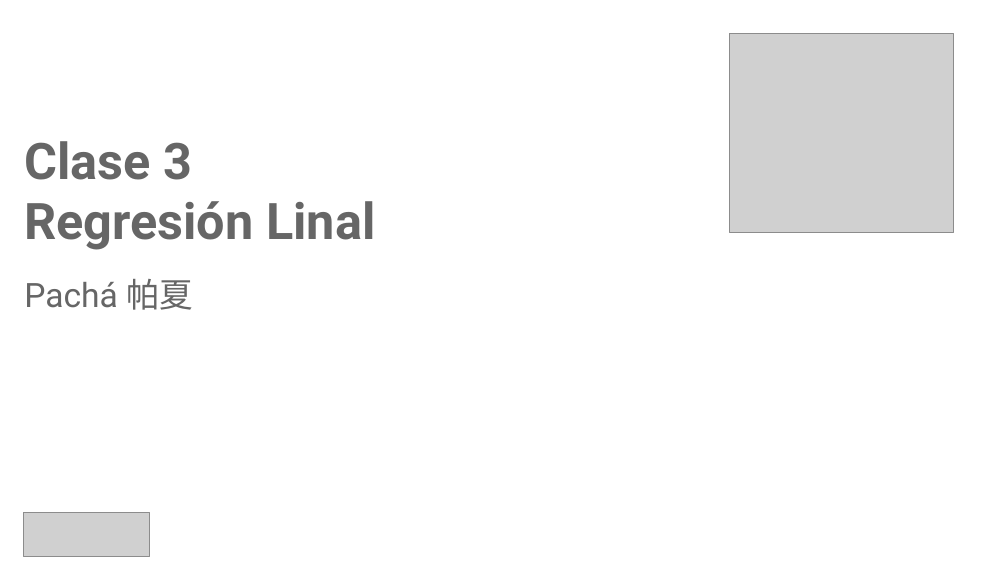
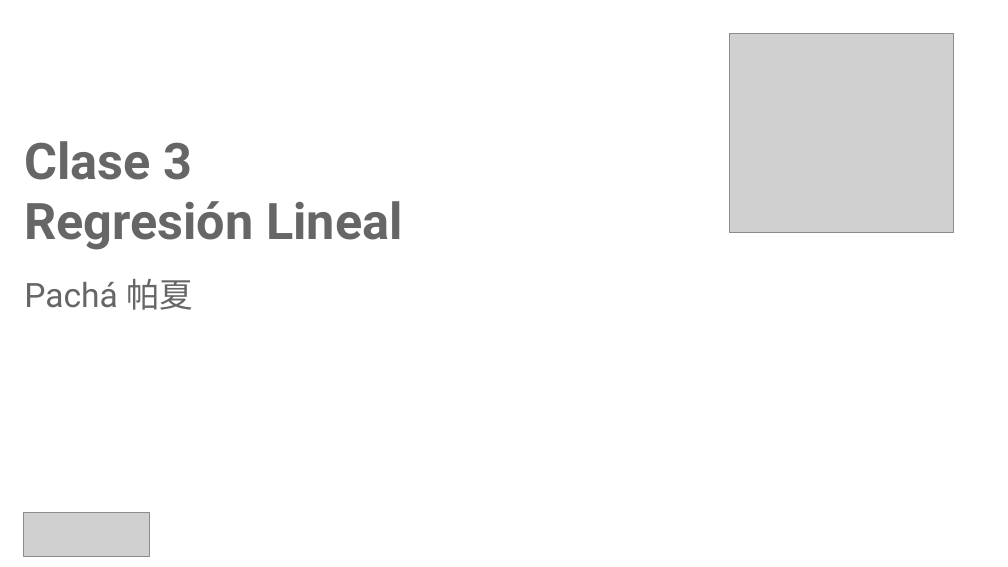
Before and after one commit to mmatusg/Clases-R, a slide deck: slide 1 of Clase_3_30-06-2015/Clase3.pptx. Drawn at 1008x567 pixels with LibreOffice and Linux fonts; fonts in the diff are those of the drawing; grey boxes stand for pictures. Boxes give left, top, right and bottom in pixels: in the first picture for what was removed or moved away, otherwise in the second. Text is boxed around its words. In the diff, an @@ line names an element or a change of style, - is before the commit and + after.

Commit message:
clase3

```diff
--- a/Clase_3_30-06-2015/Clase3.pptx
+++ b/Clase_3_30-06-2015/Clase3.pptx
@@ title at bbox=[24, 201, 402, 250]: text changed @@
-Regresión Linal
+Regresión Lineal
```
Also in this commit, not shown: 2 slides added, 1 slide removed, 1 other file.
